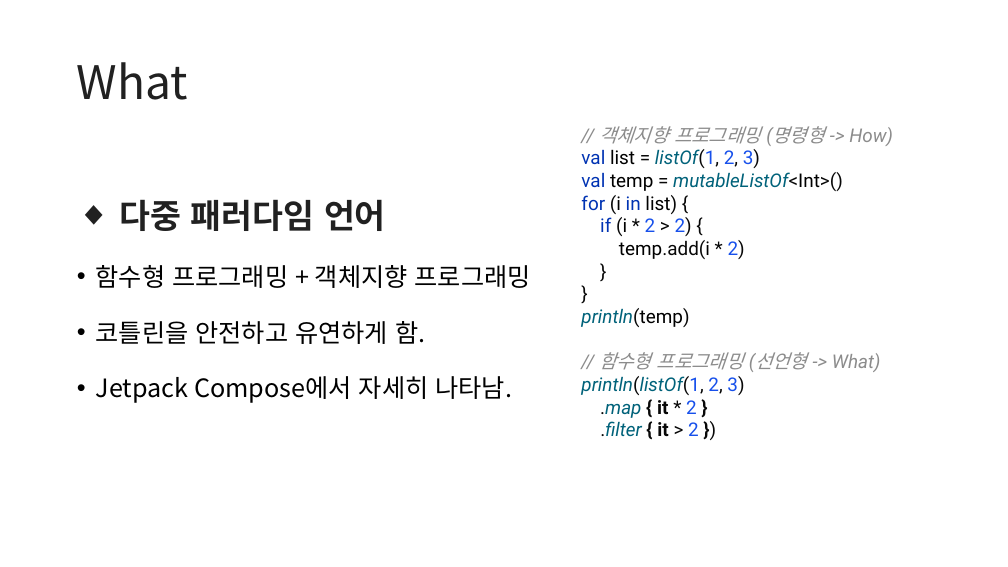
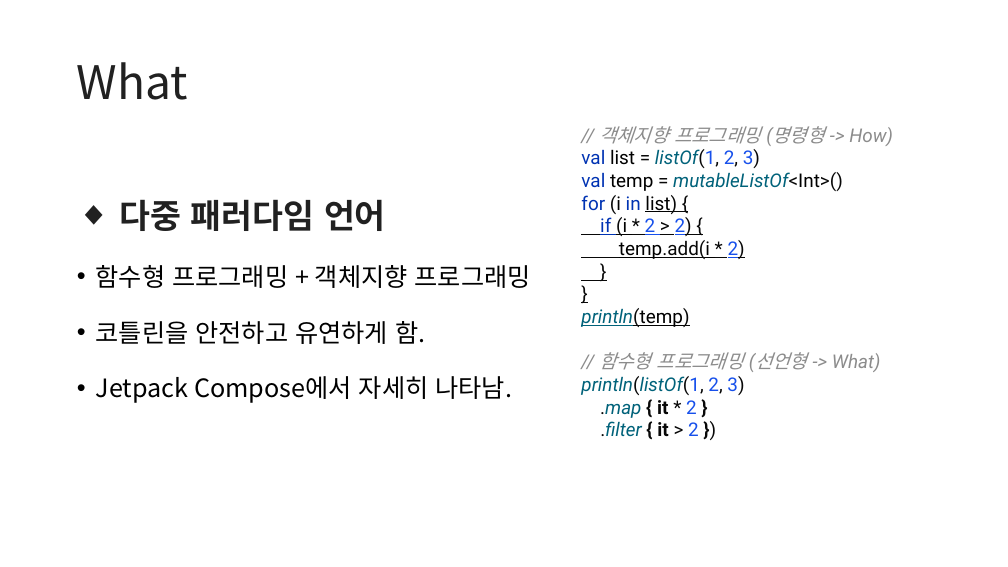
Before and after one commit to kotlin-study-2026/kotlin-study-archive, a slide deck: slide 8 of week02/1장.pptx. Drawn at 1008x567 pixels with LibreOffice and Linux fonts; fonts in the diff are those of the drawing. Boxes give left, top, right and bottom in pixels: in the first picture for what was removed or moved away, otherwise in the second. Text is boxed around its words. In the diff, an @@ line names an element or a change of style, - is before the commit and + after.

```diff
--- a/week02/1장.pptx
+++ b/week02/1장.pptx
@@ text "// 객체지향 프로그래밍 (명령형 -> ..." at [581, 126, 893, 436]: underline on in "list) { if (i * 2 > ..." @@
```
Also in this commit, not shown: 10 other files.
